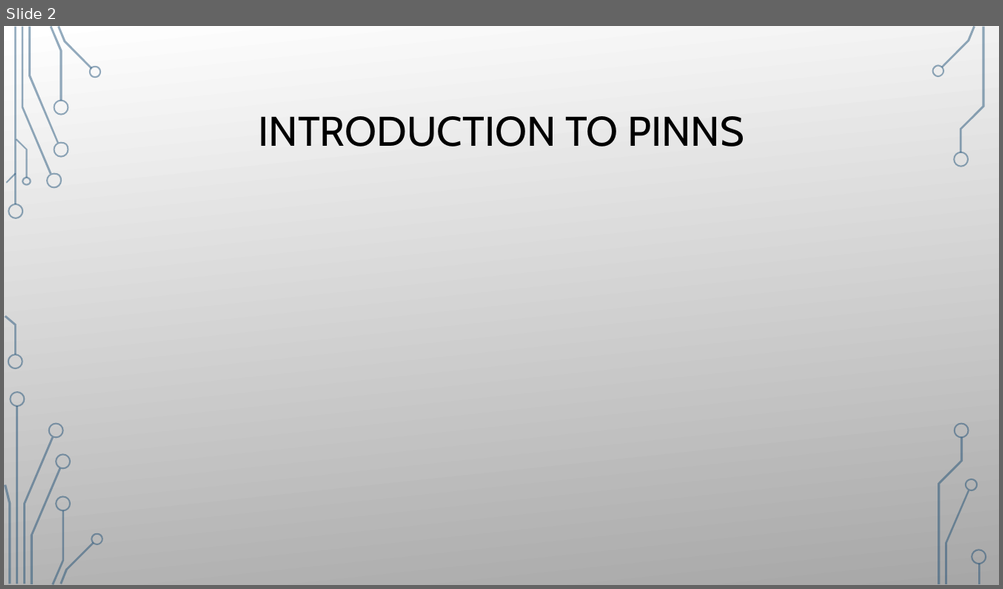
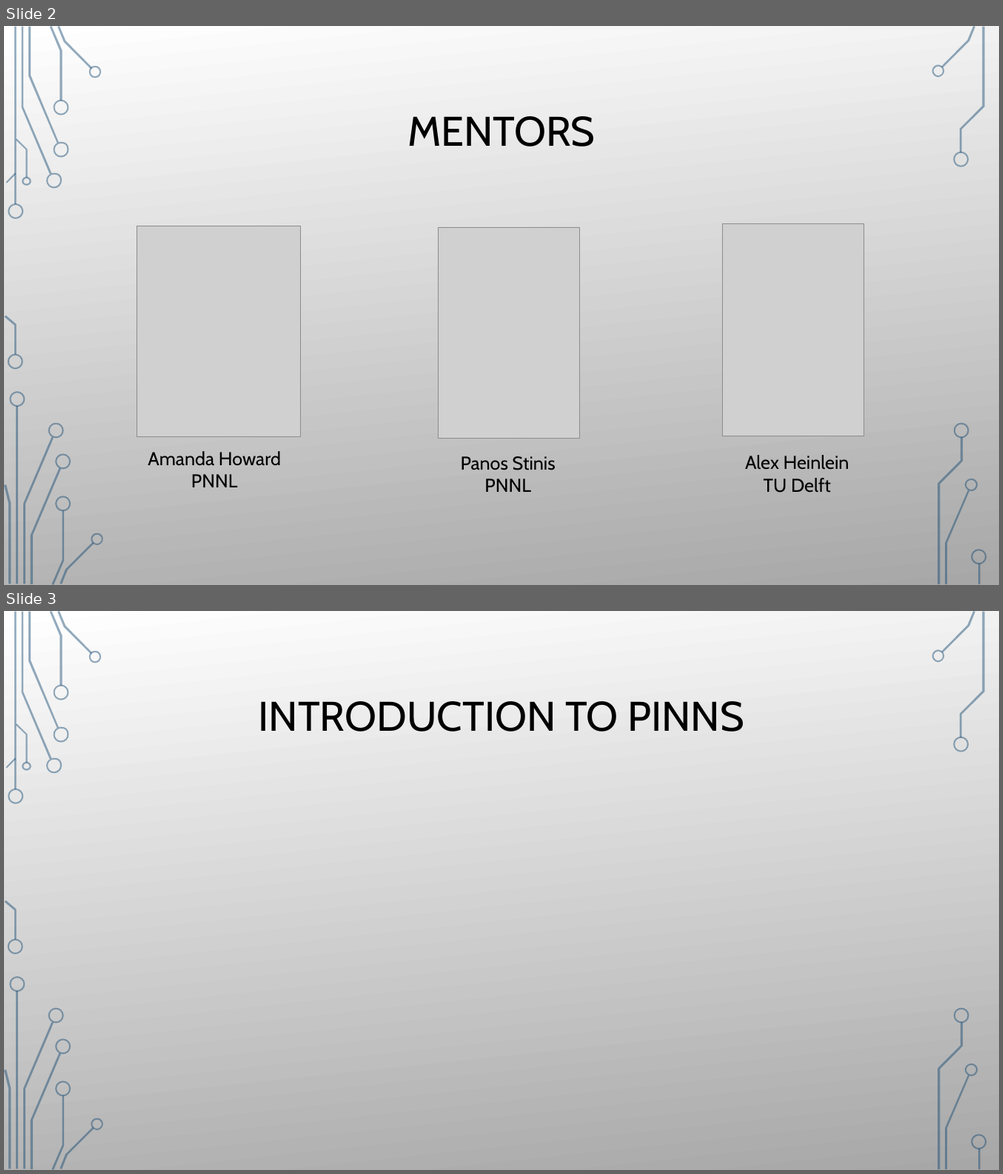
Before and after one commit to damienbeecroft/pnnl_research, a slide deck: MFFBPINNs.pptx. Shown one above the other, each under a label of ours: slide 2 before the commit, slides 2 and 3 after it. The pictures are 1003x589 and 1003x1174 pixels, drawn with LibreOffice and Linux fonts; fonts in the diff are those of the drawing; grey boxes stand for pictures; background and template pictures are left out. Boxes give left, top, right and bottom in pixels: in the first picture for what was removed or moved away, otherwise in the second. Text is boxed around its words. In the diff, an @@ line names an element or a change of style, - is before the commit and + after.

```diff
--- a/MFFBPINNs.pptx
+++ b/MFFBPINNs.pptx
@@ slide 2 added at (x1=4, y1=26, x2=999, y2=585), background picture (left out); not listed: 36 template elements that a slide beside it also shows @@
@@ rectangle added at (x1=4, y1=26, x2=999, y2=585), fill gradient #FFFFFF to #A7A7A7 @@
@@ title added at (x1=407, y1=116, x2=595, y2=147), 40 pt, text #000000 @@
+MENTORS
@@ picture added at (x1=723, y1=224, x2=865, y2=437) @@
@@ picture added at (x1=137, y1=227, x2=301, y2=438) @@
@@ picture added at (x1=438, y1=227, x2=579, y2=439) @@
@@ text added at (x1=148, y1=452, x2=281, y2=488), 18 pt, text #000000 @@
+Amanda Howard
+PNNL
@@ text added at (x1=461, y1=457, x2=555, y2=492), 18 pt, text #000000 @@
+Panos Stinis
+PNNL
@@ text added at (x1=745, y1=455, x2=849, y2=493), 18 pt, text #000000 @@
+Alex Heinlein
+TU Delft
@@ group added at (x1=4, y1=26, x2=103, y2=585): 24 freeform shapes, 2 rectangles @@
@@ group added at (x1=931, y1=26, x2=987, y2=585): 9 freeform shapes, 1 rectangle @@
@@ what was slide 2 is now slide 3 @@
```
Also in this commit, not shown: 8 slides changed, 1 other slide added, 2 other files.
